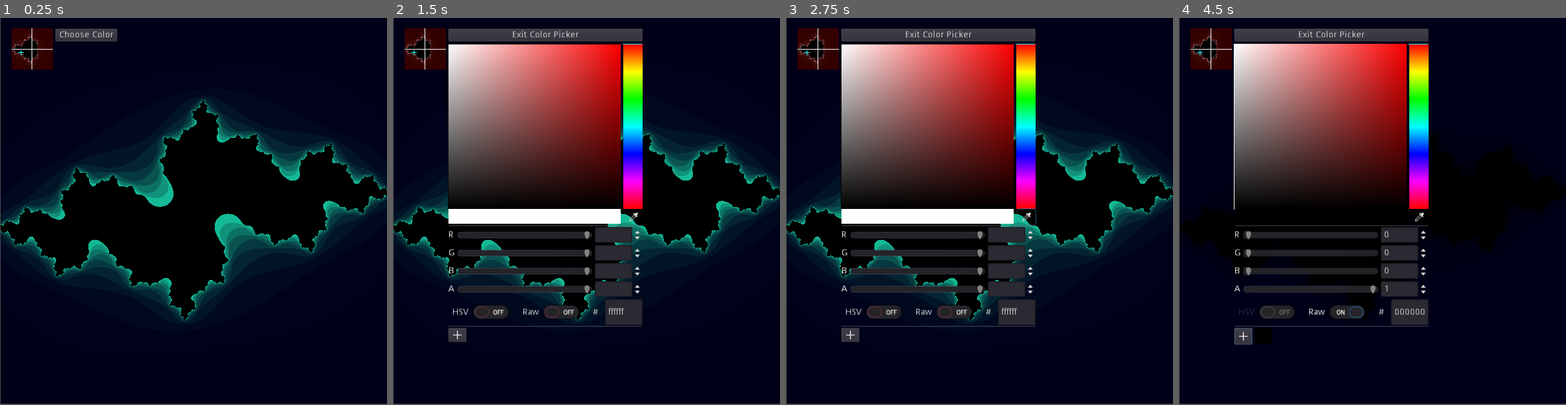
Above: before the commit, frames 1-4 (left to right).
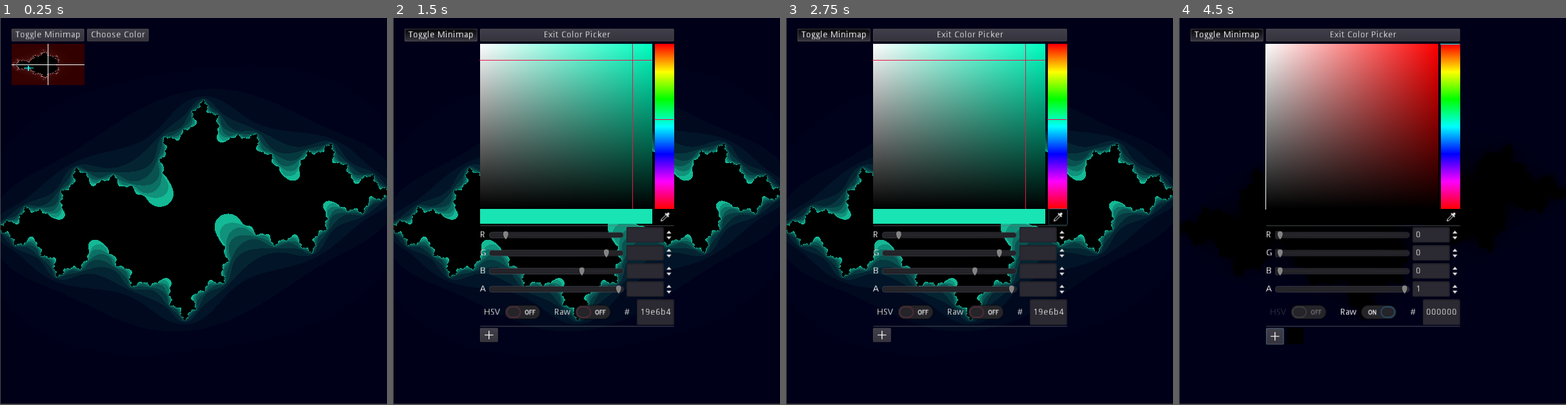
Above: after the commit, the same moments.

Repository: jammin-ben/Julia_Generator
Game: Godot game, scene res://main.tscn
The game is run twice, just before and just after one commit, with the same random seed, the same clock (stepped at 60 frames per second) and the same inputs. The engine's default icon, where the game draws it, is replaced by a stand-in: a white triangle on a blue panel in a dark square.
Inputs (mouse positions are in pixels of both pictures, inside the frame that each line leads up to; where the layout moved, square brackets give the same spot in the first picture):
- Up to frame 1 (0.25 s): no input
- Up to frame 2 (1.5 s): click (439, 33) at 0.5 s, where only the run after the commit has a clickable "Toggle Minimap"; click "Choose Color" at 1.25 s
- Up to frame 3 (2.75 s): click (1056, 215) [1025, 215] at 2 s
- Up to frame 4 (4.5 s): click "HSV" at 2.75 s; click "Raw" at 3.5 s; click (1275, 335) [1244, 335] at 4.25 s

The runs differ from the first frame. In frame 1, 2.7% of the frame differs, in the area x 3-39%, y 2-18%; in frame 2, 31%; in frame 3, 31%, in the area x 3-73%, y 2-84%; in frame 4, 24%.

Commit message:
allowed hiding of minimap

Diff:
--- a/Mandelboi.gd
+++ b/Mandelboi.gd
@@ -15,3 +15,6 @@
 
 func _on_Juliaboi_c_changed(c):
 	self.material.set_shader_param("c",c)
+
+func _on_MandelButton_toggled(button_pressed):
+	self.visible = not self.visible
--- a/main.tscn
+++ b/main.tscn
@@ -92,20 +92,32 @@
 [node name="HBoxContainer" type="HBoxContainer" parent="MarginContainer"]
 margin_left = 20.0
 margin_top = 20.0
-margin_right = 203.0
-margin_bottom = 84.0
+margin_right = 310.0
+margin_bottom = 108.0
 
-[node name="Mandelboi" type="TextureRect" parent="MarginContainer/HBoxContainer"]
+[node name="VBoxContainer2" type="VBoxContainer" parent="MarginContainer/HBoxContainer"]
+margin_right = 113.0
+margin_bottom = 88.0
+
+[node name="MandelButton" type="Button" parent="MarginContainer/HBoxContainer/VBoxContainer2"]
+margin_right = 113.0
+margin_bottom = 20.0
+toggle_mode = true
+text = "Toggle Minimap"
+
+[node name="Mandelboi" type="TextureRect" parent="MarginContainer/HBoxContainer/VBoxContainer2"]
 material = SubResource( 2 )
-margin_right = 64.0
-margin_bottom = 64.0
+margin_top = 24.0
+margin_right = 113.0
+margin_bottom = 137.0
 texture = ExtResource( 3 )
+stretch_mode = 1
 script = ExtResource( 5 )
 
 [node name="VBoxContainer" type="VBoxContainer" parent="MarginContainer/HBoxContainer"]
-margin_left = 68.0
-margin_right = 164.0
-margin_bottom = 64.0
+margin_left = 117.0
+margin_right = 213.0
+margin_bottom = 88.0
 
 [node name="MenuButton" type="Button" parent="MarginContainer/HBoxContainer/VBoxContainer"]
 margin_right = 96.0
@@ -127,9 +139,11 @@
 margin_top = -14.0
 margin_right = 412.0
 margin_bottom = 448.0
+color = Color( 0.0980392, 0.901961, 0.705882, 1 )
 script = ExtResource( 8 )
 
-[connection signal="c_changed" from="Juliaboi" to="MarginContainer/HBoxContainer/Mandelboi" method="_on_Juliaboi_c_changed"]
+[connection signal="c_changed" from="Juliaboi" to="MarginContainer/HBoxContainer/VBoxContainer2/Mandelboi" method="_on_Juliaboi_c_changed"]
+[connection signal="toggled" from="MarginContainer/HBoxContainer/VBoxContainer2/MandelButton" to="MarginContainer/HBoxContainer/VBoxContainer2/Mandelboi" method="_on_MandelButton_toggled"]
 [connection signal="button_up" from="MarginContainer/HBoxContainer/VBoxContainer/MenuButton" to="MarginContainer/HBoxContainer/VBoxContainer/ColorPicker" method="_on_MenuButton_button_up"]
 [connection signal="button_up" from="MarginContainer/HBoxContainer/VBoxContainer/MenuButton" to="MarginContainer/HBoxContainer/VBoxContainer/MenuButton" method="_on_MenuButton_button_up"]
 [connection signal="button_up" from="MarginContainer/HBoxContainer/VBoxContainer/MenuButton" to="MarginContainer/HBoxContainer/VBoxContainer/ExitColorButton" method="_on_MenuButton_button_up"]
